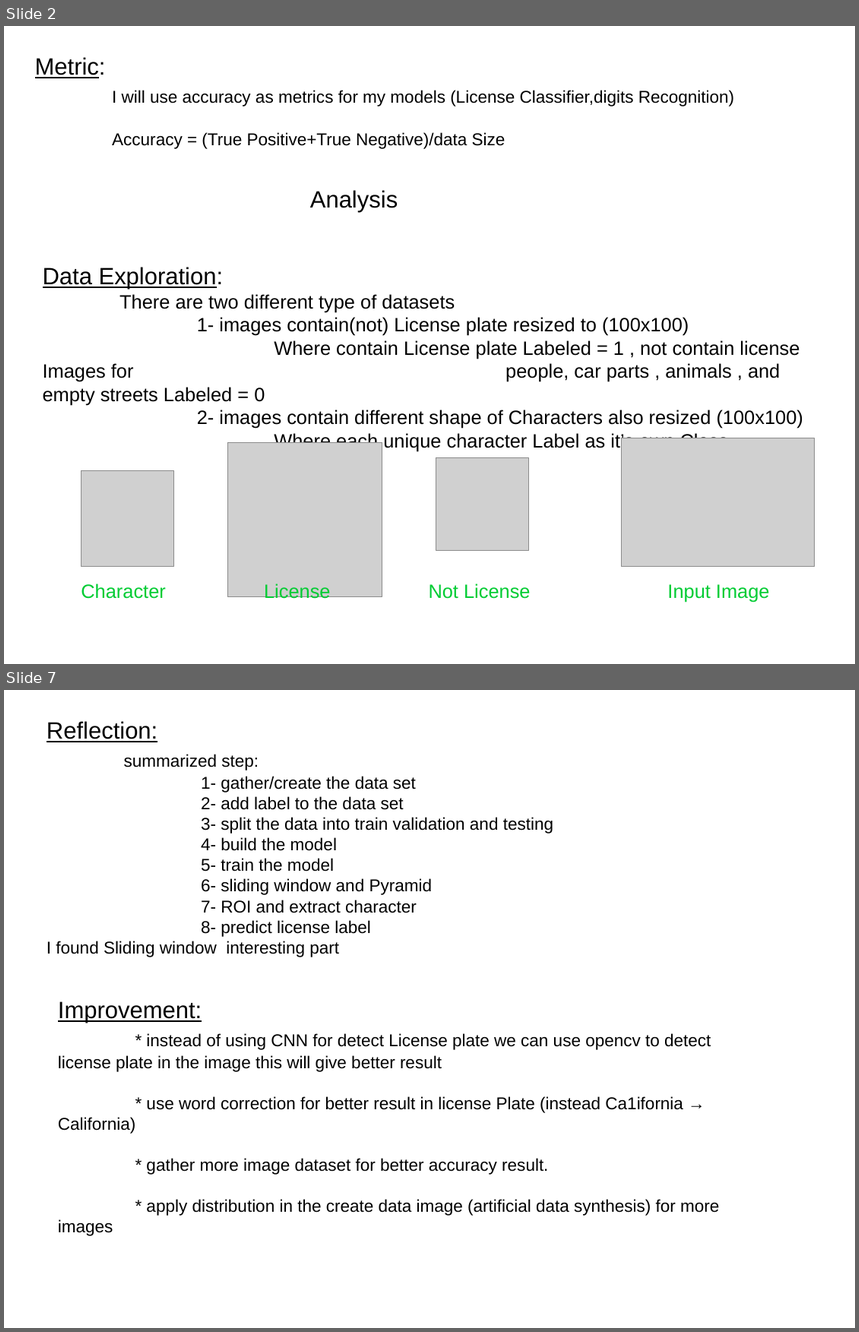
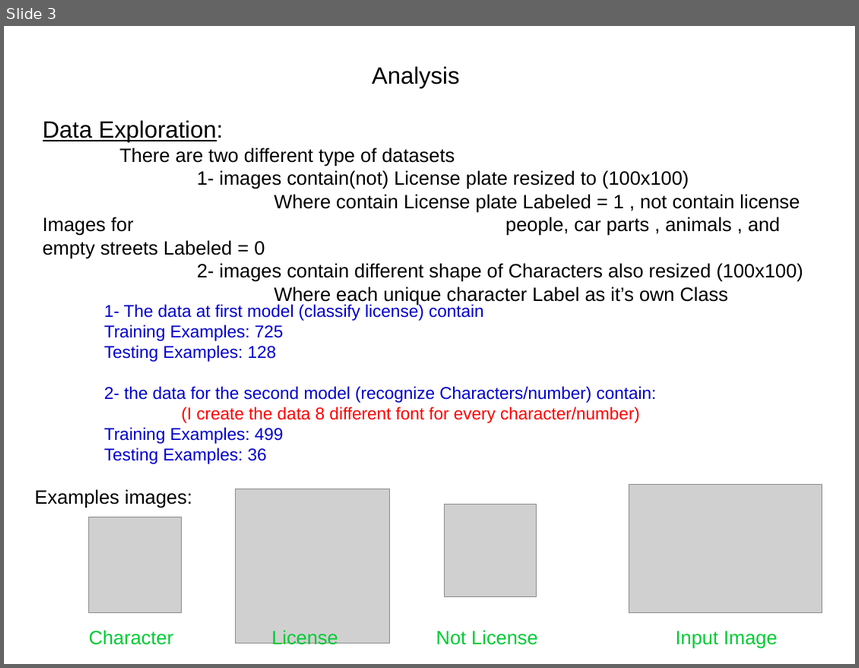
Before and after one commit to Gelboo/finalProject-LicencePlate-, a slide deck: project report.odp. Shown one above the other, each under a label of ours: slides 2 and 7 before the commit, slide 3 after it; the slides between them are not shown. The pictures are 859x1332 and 859x668 pixels, drawn with LibreOffice and Linux fonts; fonts in the diff are those of the drawing; grey boxes stand for pictures. Boxes give left, top, right and bottom in pixels: in the first picture for what was removed or moved away, otherwise in the second. Text is boxed around its words. In the diff, an @@ line names an element or a change of style, - is before the commit and + after.

```diff
--- a/project report.odp
+++ b/project report.odp
@@ slide 7 removed at box(4, 690, 855, 1328), background #FFFFFF @@
@@ title removed at box(47, 721, 553, 958) @@
-Reflection:
-summarized step:
-1- gather/create the data set
-2- add label to the data set
-3- split the data into train validation and testing
-4- build the model
-5- train the model
-6- sliding window and Pyramid
-7- ROI and extract character
-8- predict license label
-I found Sliding window interesting part
@@ text removed at box(58, 1002, 719, 1216) @@
-Improvement:
-* instead of using CNN for detect License plate we can use opencv to detect license plate in the image this will give better result
-* use word correction for better result in license Plate (instead Ca1ifornia → California)
-* gather more image dataset for better accuracy result.
-* apply distribution in the create data image (artificial data synthesis) for more images
@@ what was slide 2 is now slide 3 @@
@@ slide 3 changed as well @@
@@ title removed at box(35, 57, 734, 149) @@
-Metric:
-I will use accuracy as metrics for my models (License Classifier,digits Recognition)
-Accuracy = (True Positive+True Negative)/data Size
@@ text "Analysis": place and size @@
-text "Analysis" at box(310, 190, 398, 212)
+text "Analysis" at box(372, 66, 459, 89)
@@ text "Data Exploration:": place and size @@
-text "Data Exploration:" at box(43, 267, 804, 452)
+text "Data Exploration:" at box(43, 120, 804, 305)
@@ text added at box(104, 303, 657, 465), 16 pt, text #0000CC @@
+1- The data at first model (classify license) contain
+Training Examples: 725
+Testing Examples: 128
+2- the data for the second model (recognize Characters/number) contain:
+(I create the data 8 different font for every character/number)
+Training Examples: 499
+Testing Examples: 36
@@ text added at box(34, 490, 192, 509), 18 pt, text #000000 @@
+Examples images:
@@ 4 pictures, 4 texts: place and size @@
-4 pictures, 4 texts at box(81, 439, 815, 603)
+4 pictures, 4 texts at box(89, 485, 823, 649)
```
Also in this commit, not shown: 2 other slides changed, 10 slides added, 3 other slides removed, 10 other files.
